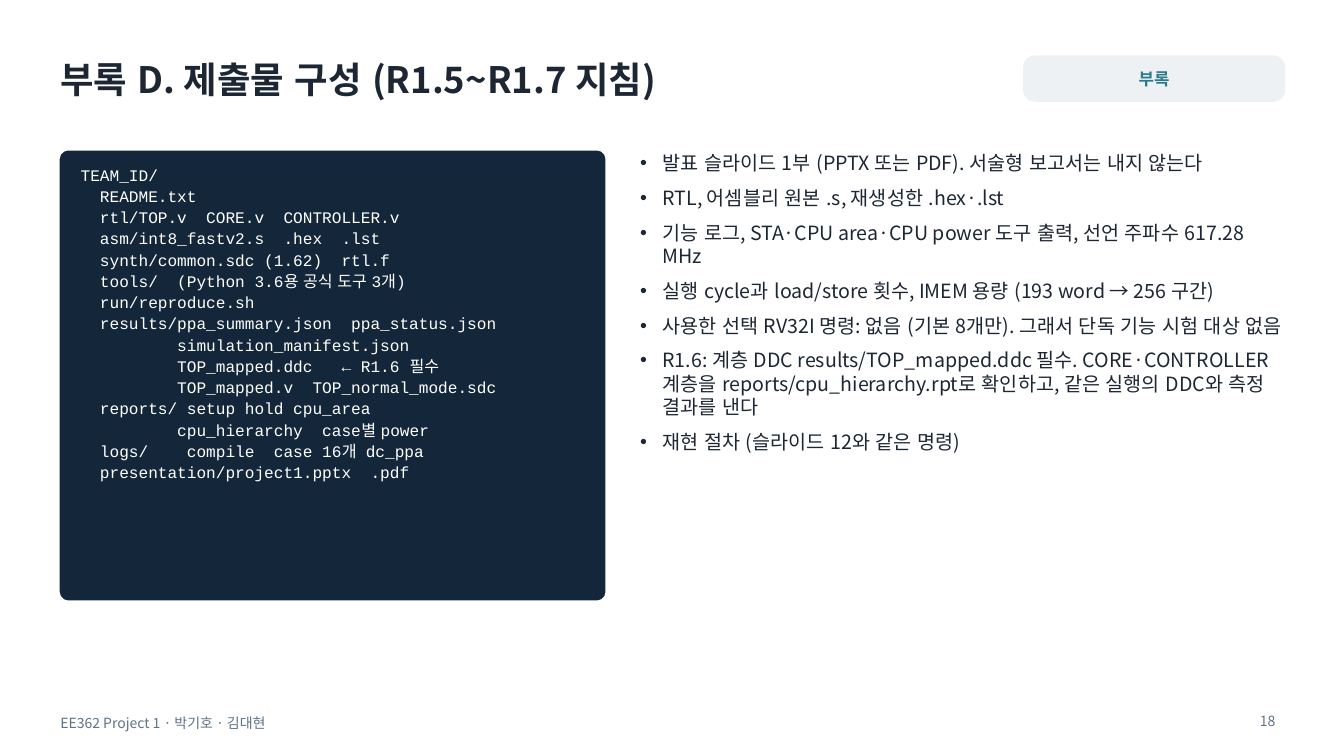
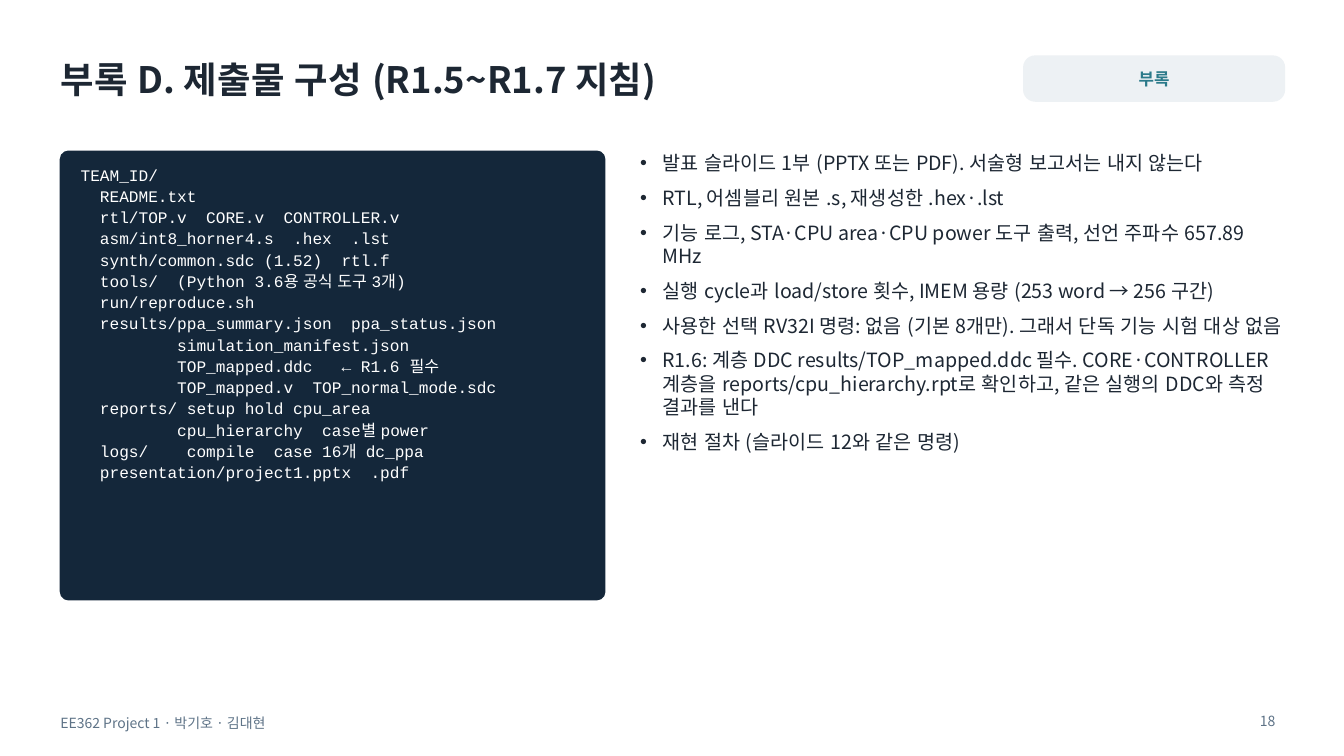
Before and after one commit to ttkpark/DICE_Project, a slide deck: slide 18 of Project_1/Project1_R1p7_Update_20261112/presentation/project1.pptx. Drawn at 1344x756 pixels with LibreOffice and Linux fonts; fonts in the diff are those of the drawing. Boxes give left, top, right and bottom in pixels: in the first picture for what was removed or moved away, otherwise in the second. Text is boxed around its words. In the diff, an @@ line names an element or a change of style, - is before the commit and + after.

```diff
--- a/Project_1/Project1_R1p7_Update_20261112/presentation/project1.pptx
+++ b/Project_1/Project1_R1p7_Update_20261112/presentation/project1.pptx
@@ text at (100,233,390,270): text changed @@
-asm/int8_fastv2.s .hex .lst
-synth/common.sdc (1.62) rtl.f
+asm/int8_horner4.s .hex .lst
+synth/common.sdc (1.52) rtl.f
@@ text at (662,223,1245,303): text changed @@
-• 기능 로그, STA·CPU area·CPU power 도구 출력, 선언 주파수 617.28 MHz
-• 실행 cycle과 load/store 횟수, IMEM 용량 (193 word → 256 구간)
+• 기능 로그, STA·CPU area·CPU power 도구 출력, 선언 주파수 657.89 MHz
+• 실행 cycle과 load/store 횟수, IMEM 용량 (253 word → 256 구간)
```
Also in this commit, not shown: 15 other slides changed, 6 other files.
